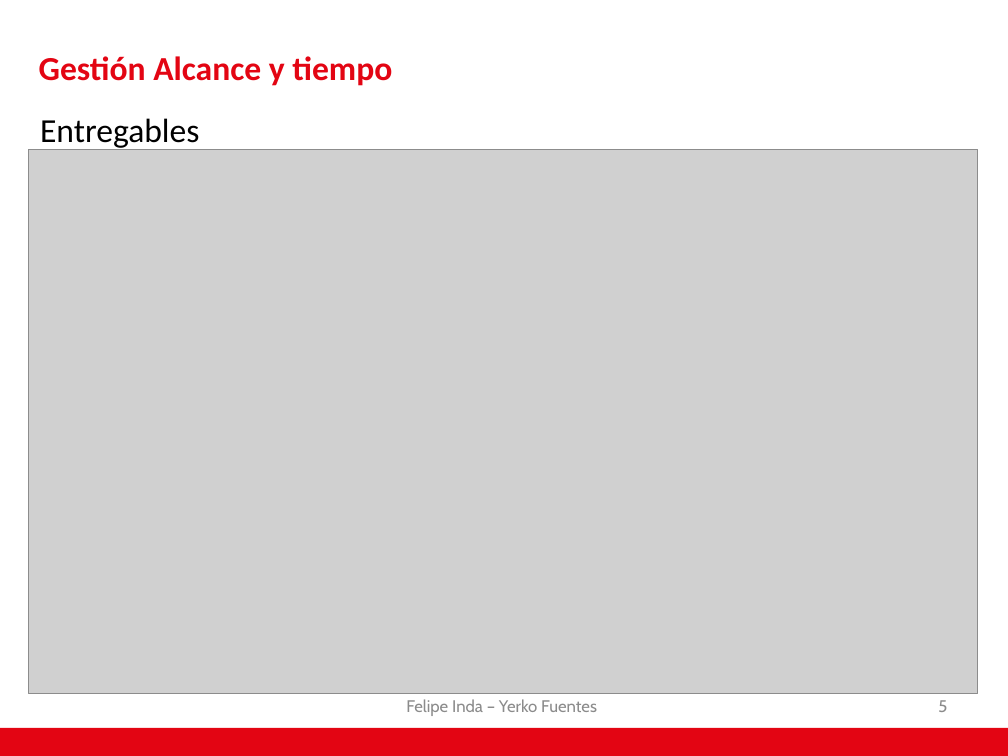
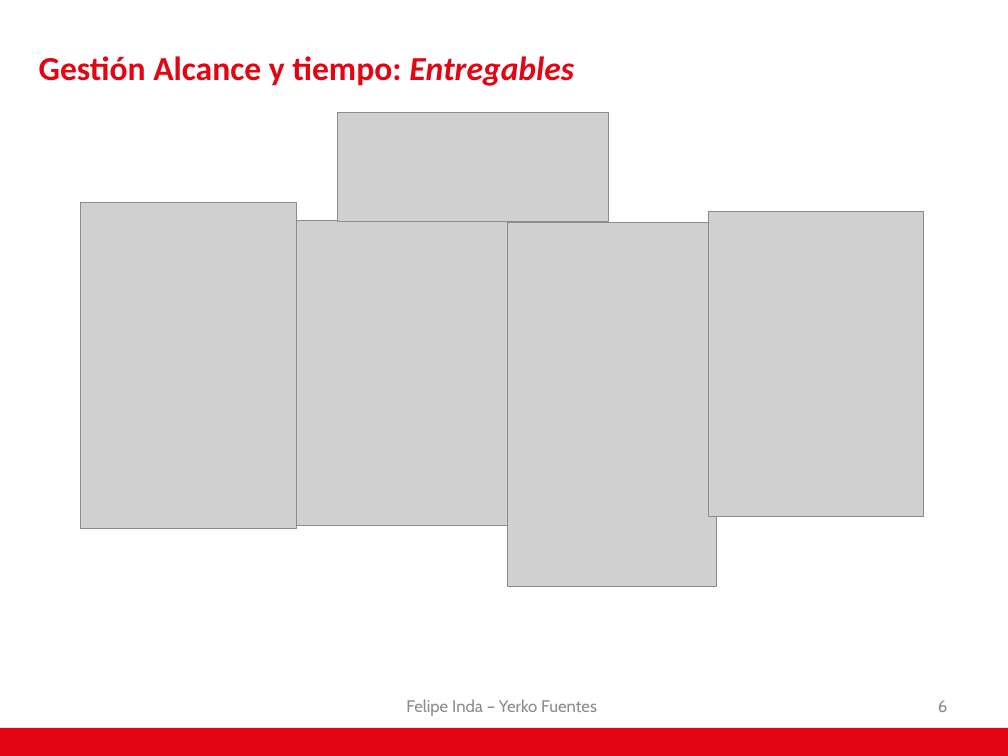
Before and after one commit to AdNNNN/inacap.2019, a slide deck: slide 6 of trabajos.inacap.2019/Preparacion y evaluacion de proyecto (PEP)/Visión artificial para el control vehicular .pptx (slide 5 before the commit). Drawn at 1008x756 pixels with LibreOffice and Linux fonts; fonts in the diff are those of the drawing; grey boxes stand for pictures; background and template pictures are left out. Boxes give left, top, right and bottom in pixels: in the first picture for what was removed or moved away, otherwise in the second. Text is boxed around its words. In the diff, an @@ line names an element or a change of style, - is before the commit and + after.

```diff
--- a/trabajos.inacap.2019/Preparacion y evaluacion de proyecto (PEP)/Visión artificial para el control vehicular .pptx
+++ b/trabajos.inacap.2019/Preparacion y evaluacion de proyecto (PEP)/Visión artificial para el control vehicular .pptx
@@ title at [39,56,574,86]: text changed @@
-Gestión Alcance y tiempo
+Gestión Alcance y tiempo: Entregables
@@ text removed at [40,118,199,151] @@
-Entregables
@@ picture added at [338,113,609,222] @@
@@ picture removed at [28,149,978,694] @@
@@ picture added at [81,203,297,528] @@
@@ picture added at [296,221,507,526] @@
@@ picture added at [507,223,716,586] @@
@@ picture added at [709,212,924,517] @@
@@ page number at [938,700,948,712]: text changed @@
-5
+6
```
Also in this commit, not shown: 12 other slides changed, 2 slides added.
